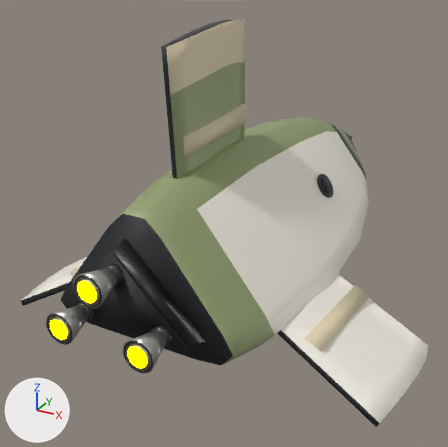
Before and after pictures for a commit that changed the glTF model ThoriumGap_JS/models/Ship_Standard_7.glb.
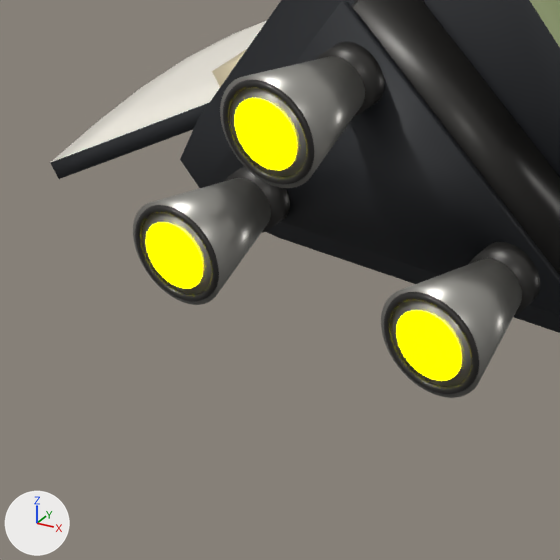
Old and new are each drawn whole from a camera (50 mm lens) standing at (3.21, -7.03, 3.03) and looking at (-0.34, -0.58, -0.2) and again close up on the part from 1% to 40% of the width and 56% to 95% of the height. Arrows for +X, +Y and +Z are at lower left; the lights stay in place. The older version's two pictures come first. Where no turn or scale is listed for an object, it has been applied to the vertices.

The scene before the commit, as lines of its bpy script (objects in view):
```python
ob_enginebell_lowerright_burnishednozzle = bpy.data.objects.new('EngineBell_LowerRight_BurnishedNozzle', me_enginebell_lowerright_burnishednozzle_mesh)
ob_enginebell_lowerright_burnishednozzle.location = (0.442, -3.36, -0.14)
ob_engineemitter = bpy.data.objects.new('EngineEmitter', me_engineemitter)
ob_engineemitter.location = (0.0, 0.0, 0.0)
ob_enginelip_dorsal_darkrim = bpy.data.objects.new('EngineLip_Dorsal_DarkRim', me_enginelip_dorsal_darkrim_mesh)
ob_enginelip_dorsal_darkrim.location = (-0.053, -3.521, 0.361)
# also in view: 'Wing_LowerLeft_TriFoldCornerBladePaintedMesh' at (-1.64, -1.53, -0.67); 'EngineBell_LowerLeft_BurnishedNozzle' at (-0.44, -3.36, -0.14); 'EngineBlock_AftTriangularIntegratedMountPlate' at (0.0, -3.02, 0.19); 'EngineThroat_LowerLeft_DarkSocket' at (-0.44, -3.16, -0.14); 'EngineThroat_Dorsal_DarkSocket' at (-0.05, -3.16, 0.36)
```
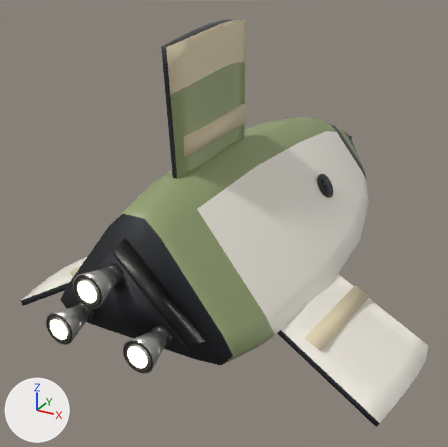
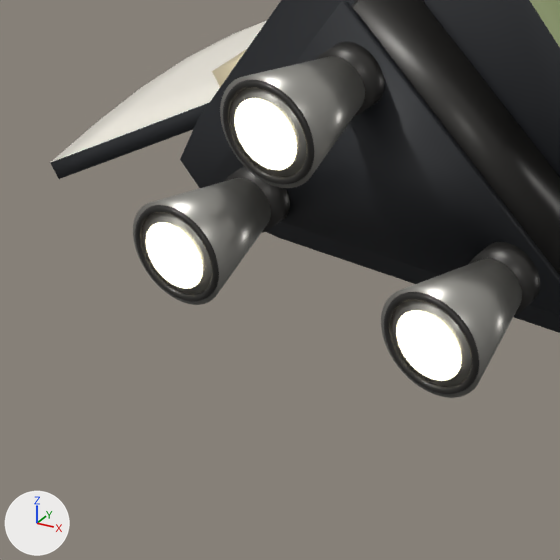
Where the change shows, as pixel boxes (x1, y1, x2, y2) in the close-ups (560 x 560 px):
'EngineEmitter', recoloured
    both: (146, 98, 462, 381)

The change, as a list of edits to the scene's bpy script:
```text
Change mat_engineglow:
    mat_engineglow.emission_color: (1.0, 1.0, 0.0) -> (0.62, 0.57, 0.4)  # yellow #ffff00 -> beige #cec7aa
```
